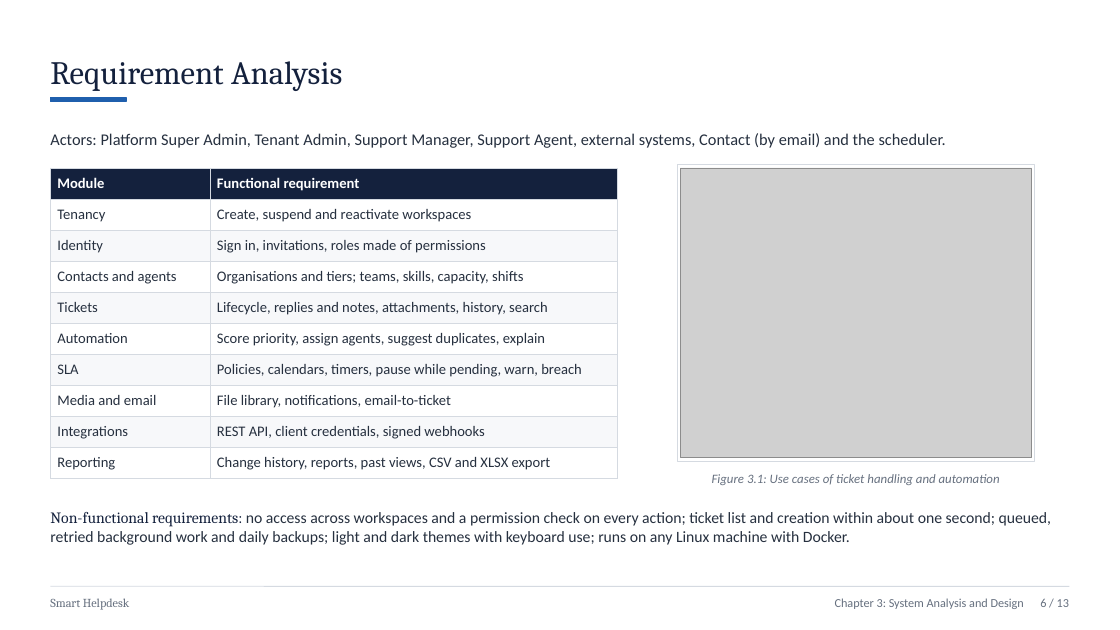
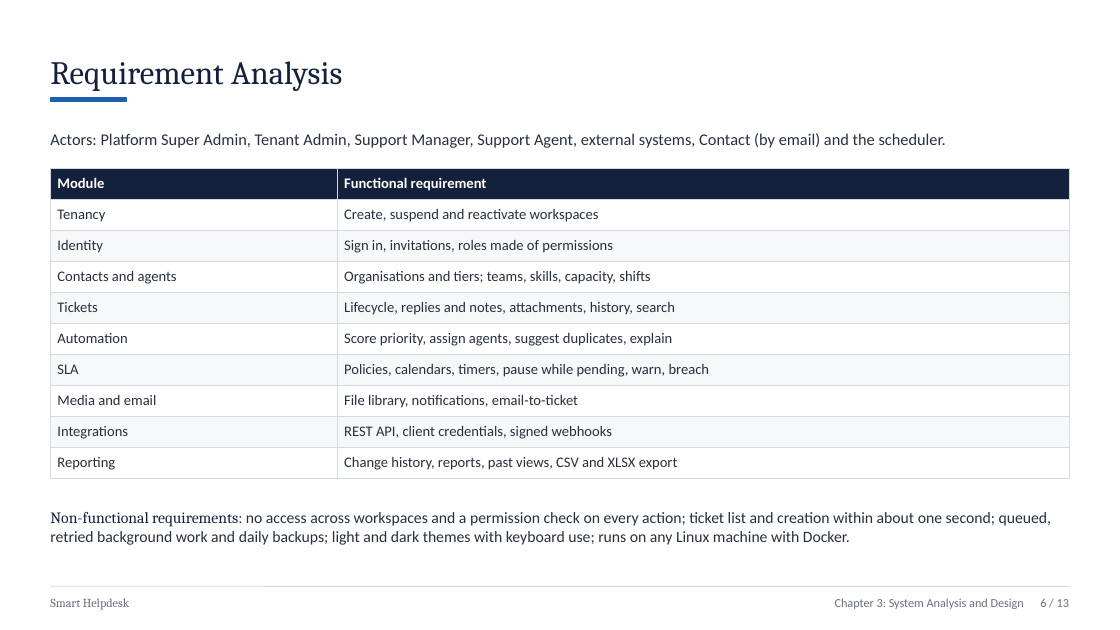
Before and after one commit to Sbh321/smart-helpdesk, a slide deck: slide 7 of college/report/Project-III-Presentation-Smart-Helpdesk.pptx. Drawn at 1120x630 pixels with LibreOffice and Linux fonts; fonts in the diff are those of the drawing; grey boxes stand for pictures. Boxes give left, top, right and bottom in pixels: in the first picture for what was removed or moved away, otherwise in the second. Text is boxed around its words. In the diff, an @@ line names an element or a change of style, - is before the commit and + after.

```diff
--- a/college/report/Project-III-Presentation-Smart-Helpdesk.pptx
+++ b/college/report/Project-III-Presentation-Smart-Helpdesk.pptx
@@ table: place and size @@
-table at [50,168,618,474]
+table at [50,168,1070,474]
@@ rectangle removed at [677,165,1035,461] @@
@@ picture removed at [681,168,1032,458] @@
@@ text removed at [712,474,1000,485] @@
-Figure 3.1: Use cases of ticket handling and automation
```
Also in this commit, not shown: 6 other slides changed, 40 other files.
